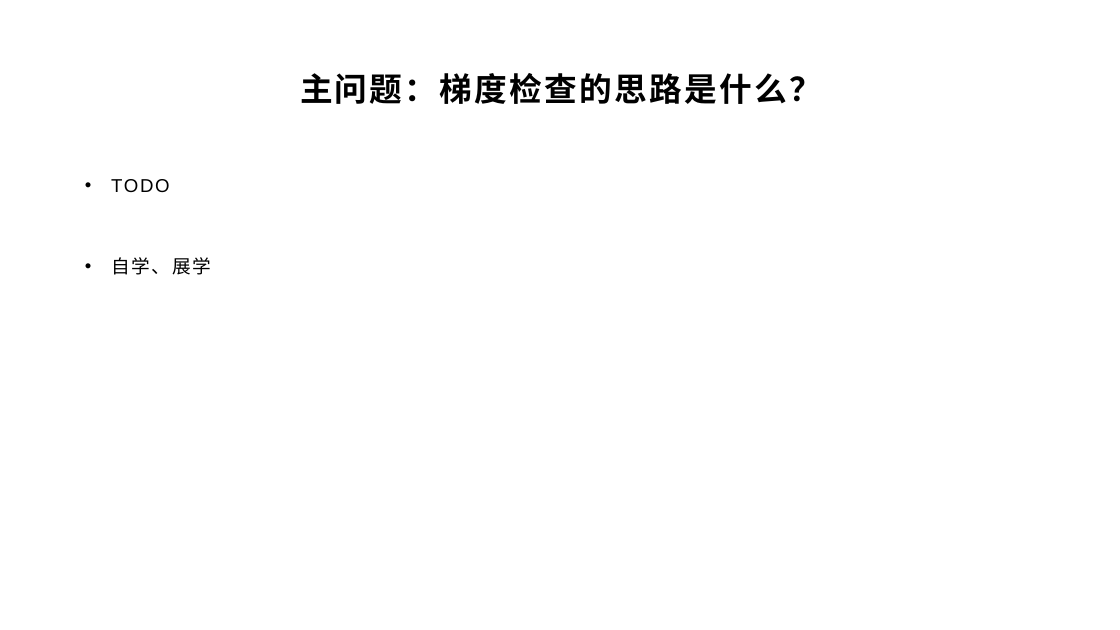
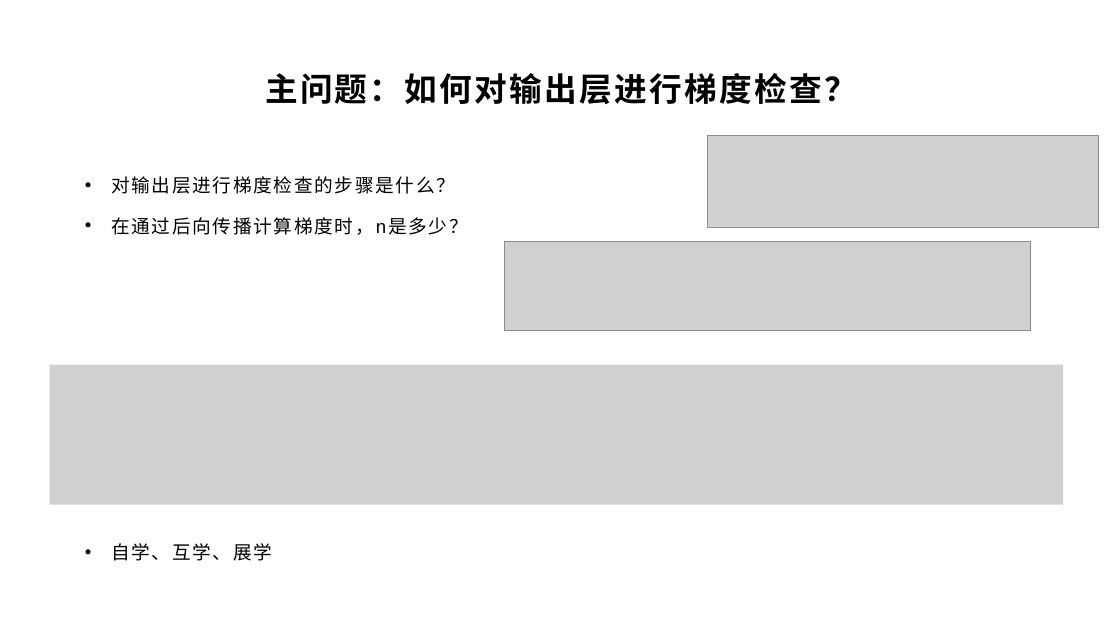
Before and after one commit to yyc-git/DeepLearningEdu, a slide deck: slide 15 of lessons/4_gradient_check/ppt/全连接层的梯度检查.pptx (slide 13 before the commit). Drawn at 1120x630 pixels with LibreOffice and Linux fonts; fonts in the diff are those of the drawing; grey boxes stand for pictures; background and template pictures are left out. Boxes give left, top, right and bottom in pixels: in the first picture for what was removed or moved away, otherwise in the second. Text is boxed around its words. In the diff, an @@ line names an element or a change of style, - is before the commit and + after.

```diff
--- a/lessons/4_gradient_check/ppt/全连接层的梯度检查.pptx
+++ b/lessons/4_gradient_check/ppt/全连接层的梯度检查.pptx
@@ title at bbox=[265, 73, 857, 104]: text changed @@
-主问题：梯度检查的思路是什么？
+主问题：如何对输出层进行梯度检查？
@@ picture added at bbox=[707, 135, 1098, 228] @@
@@ text at bbox=[111, 176, 468, 561]: text changed @@
-• TODO
-• 自学、展学
+• 对输出层进行梯度检查的步骤是什么？
+• 在通过后向传播计算梯度时，n是多少？
+• 自学、互学、展学
@@ picture added at bbox=[504, 242, 1030, 331] @@
@@ picture added at bbox=[50, 365, 1063, 505] @@
```
Also in this commit, not shown: 5 other slides changed, 4 slides added, 1 slide removed, 1 other file.
